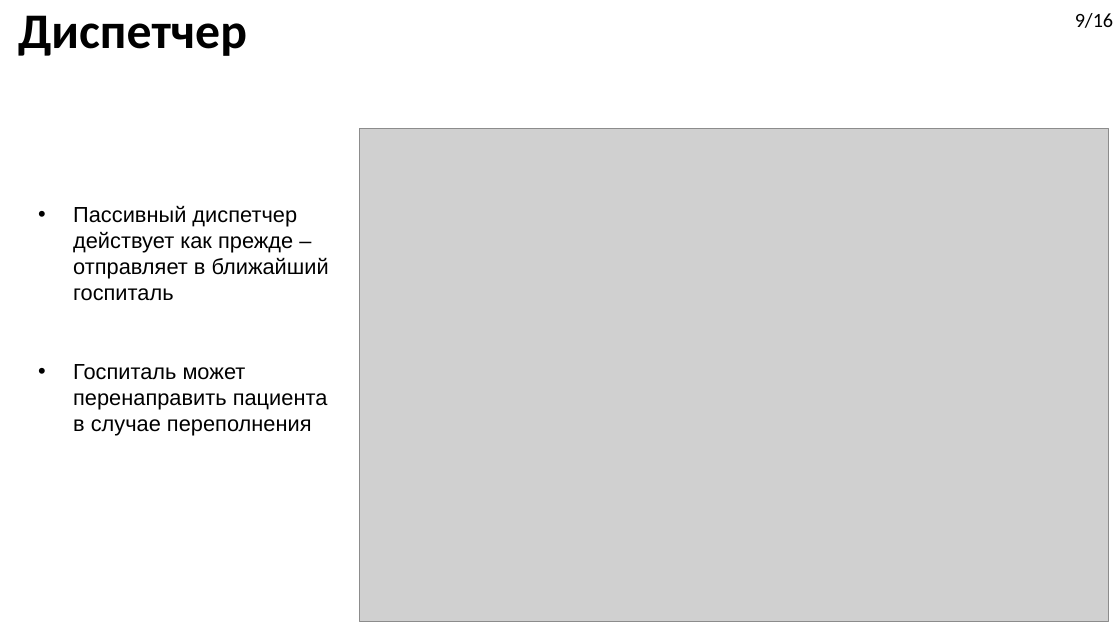
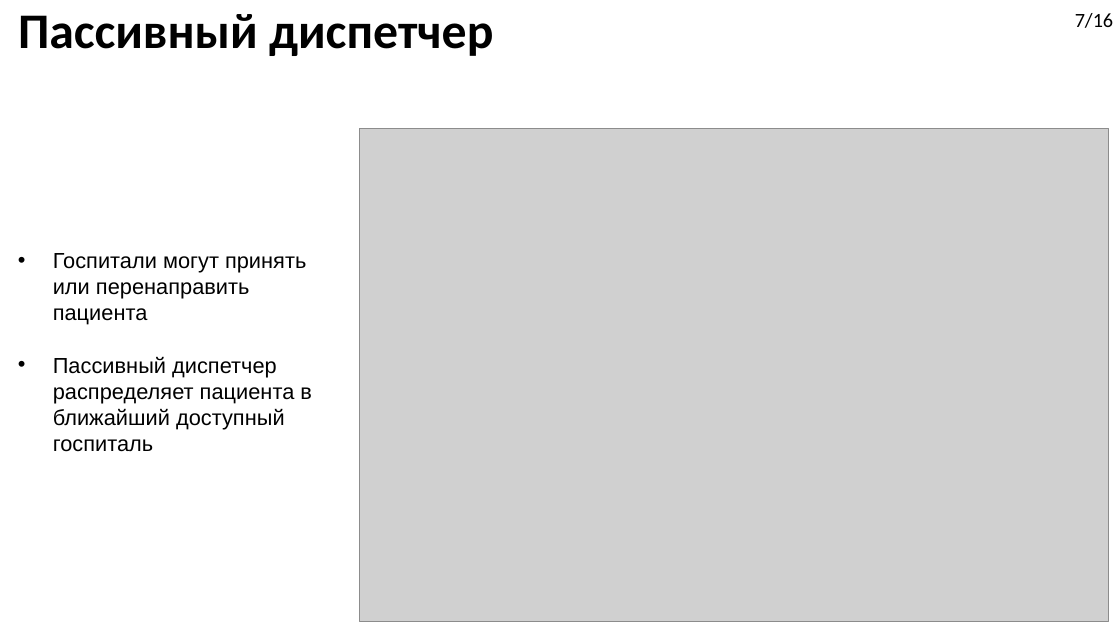
Before and after one commit to DimaStoyanov/Ambulance-Dispatching, a slide deck: slide 7 of Diplom_Presentation.pptx (slide 8 before the commit). Drawn at 1120x630 pixels with LibreOffice and Linux fonts; fonts in the diff are those of the drawing; grey boxes stand for pictures; background and template pictures are left out. Boxes give left, top, right and bottom in pixels: in the first picture for what was removed or moved away, otherwise in the second. Text is boxed around its words. In the diff, an @@ line names an element or a change of style, - is before the commit and + after.

```diff
--- a/Diplom_Presentation.pptx
+++ b/Diplom_Presentation.pptx
@@ title at bbox=[18, 14, 493, 56]: text changed @@
-Диспетчер
+Пассивный диспетчер
@@ text at bbox=[1075, 13, 1113, 28]: text changed @@
-9/16
+7/16
@@ text at bbox=[53, 253, 312, 452]: text changed @@
-• Пассивный диспетчер действует как прежде – отправляет в ближайший госпиталь
-• Госпиталь может перенаправить пациента в случае переполнения
+• Госпитали могут принять или перенаправить пациента
+• Пассивный диспетчер распределяет пациента в ближайший доступный госпиталь
```
Also in this commit, not shown: 6 other slides changed, 6 slides added, 6 slides removed, 5 other files.
